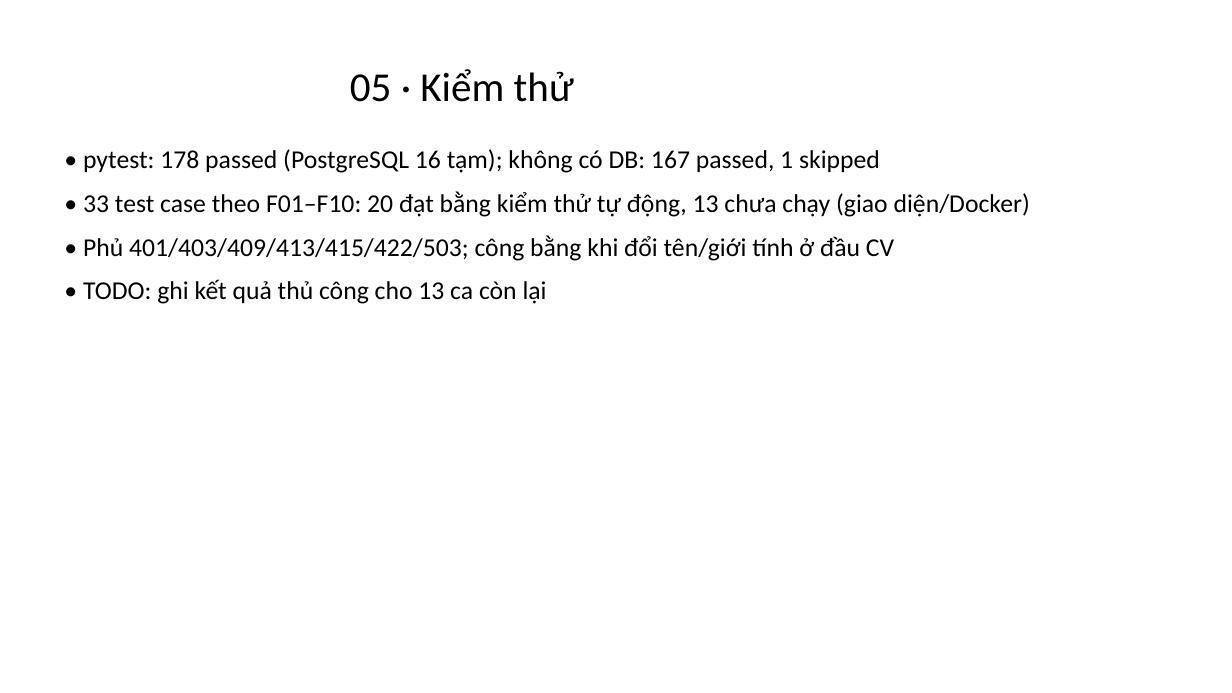
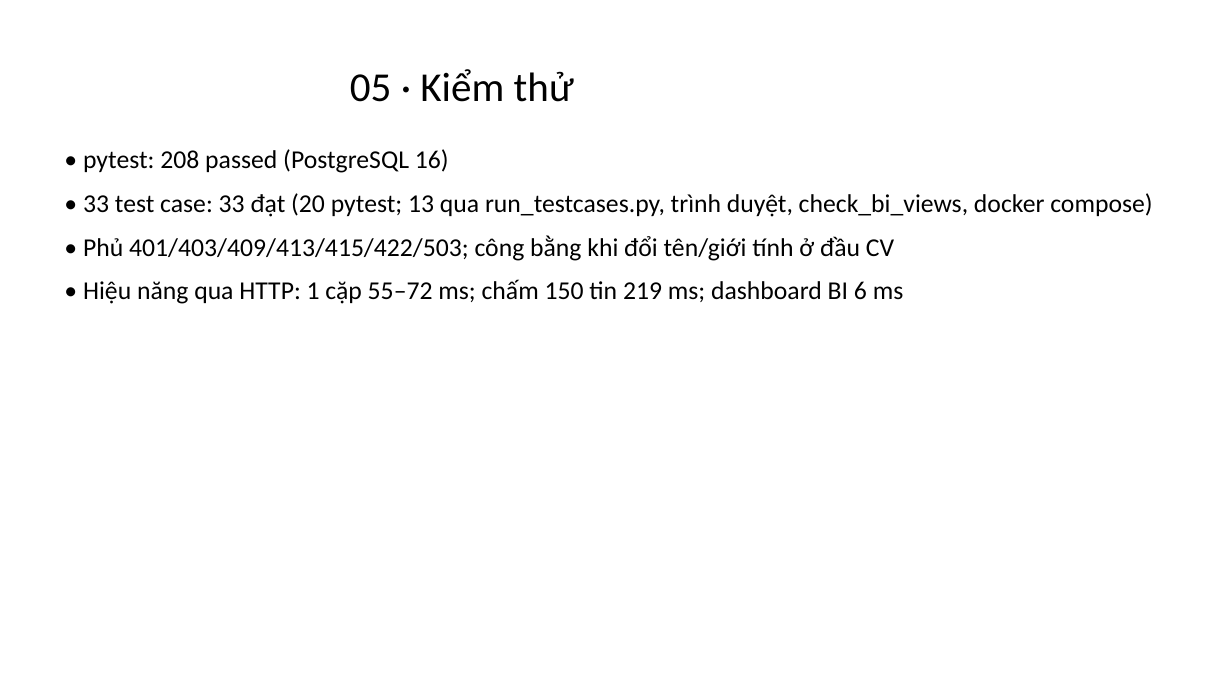
Before and after one commit to tbill111/TimKiemViecLam, a slide deck: slide 10 of docs/report/Slide_TH3.pptx. Drawn at 1232x693 pixels with LibreOffice and Linux fonts; fonts in the diff are those of the drawing. Boxes give left, top, right and bottom in pixels: in the first picture for what was removed or moved away, otherwise in the second. Text is boxed around its words. In the diff, an @@ line names an element or a change of style, - is before the commit and + after.

Commit message:
fix: cho phép M5/M6 trong match_results (migration 0007); dashboard Superset nhúng hiển thị được (role Public, khung iframe); sửa trang Phân tích CV–JD; hoàn thiện báo cáo, test case, ảnh giao diện và slide theo kết quả chạy thật

```diff
--- a/docs/report/Slide_TH3.pptx
+++ b/docs/report/Slide_TH3.pptx
@@ text at [83, 149, 1152, 217]: text changed @@
-• pytest: 178 passed (PostgreSQL 16 tạm); không có DB: 167 passed, 1 skipped
-• 33 test case theo F01–F10: 20 đạt bằng kiểm thử tự động, 13 chưa chạy (giao diện/Docker)
+• pytest: 208 passed (PostgreSQL 16)
+• 33 test case: 33 đạt (20 pytest; 13 qua run_testcases.py, trình duyệt, check_bi_views, docker compose)
@@ text at [83, 279, 904, 304]: text changed @@
-• TODO: ghi kết quả thủ công cho 13 ca còn lại
+• Hiệu năng qua HTTP: 1 cặp 55–72 ms; chấm 150 tin 219 ms; dashboard BI 6 ms
```
Also in this commit, not shown: 5 other slides changed, 29 other files.
